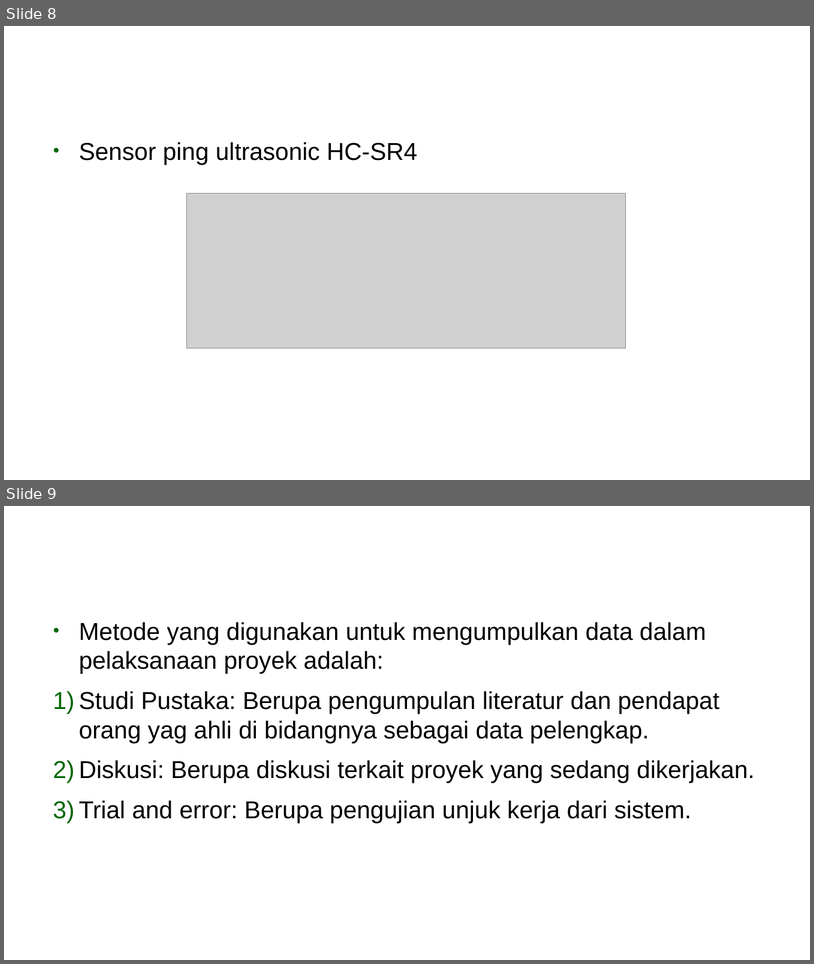
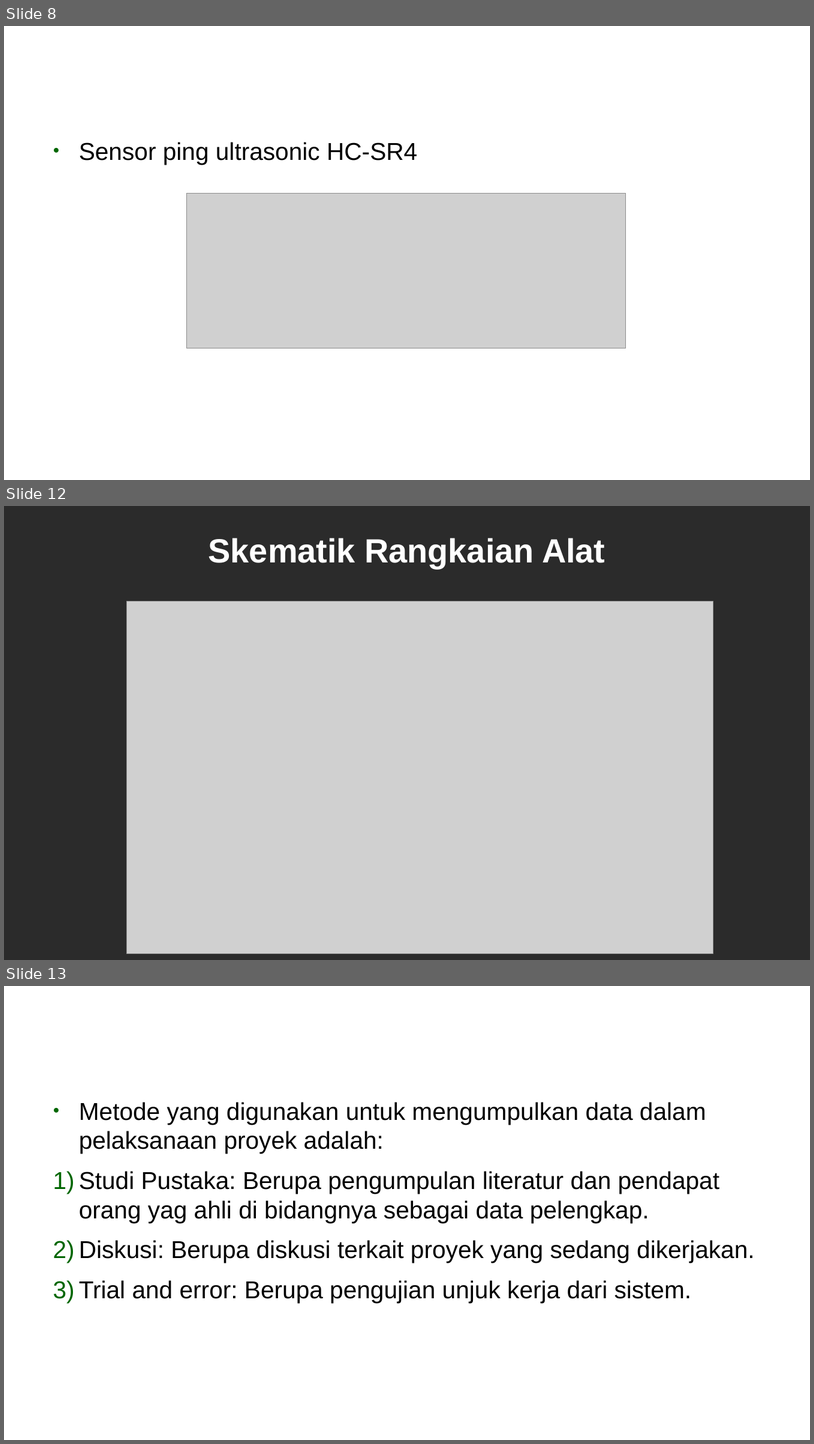
Before and after one commit to budiyona/PROTEK2018, a slide deck: Berkas/ppt-protek.odp. Shown one above the other, each under a label of ours: slides 8 and 9 before the commit, slides 8, 12 and 13 after it; the slides between them are not shown. The pictures are 814x964 and 814x1444 pixels, drawn with LibreOffice and Linux fonts; fonts in the diff are those of the drawing; grey boxes stand for pictures; background and template pictures are left out; a plain dark background stands for a picture behind light text. Boxes give left, top, right and bottom in pixels: in the first picture for what was removed or moved away, otherwise in the second. Text is boxed around its words. In the diff, an @@ line names an element or a change of style, - is before the commit and + after.

```diff
--- a/Berkas/ppt-protek.odp
+++ b/Berkas/ppt-protek.odp
@@ slide 12 added at (x1=4, y1=506, x2=810, y2=960), background picture (left out) @@
@@ title added at (x1=209, y1=538, x2=605, y2=568), 33 pt, text #FFFFFF, bold @@
+Skematik Rangkaian Alat
@@ picture added at (x1=126, y1=601, x2=714, y2=954) @@
@@ what was slide 9 is now slide 13 @@
```
Also in this commit, not shown: 1 slide changed, 3 other slides added.
